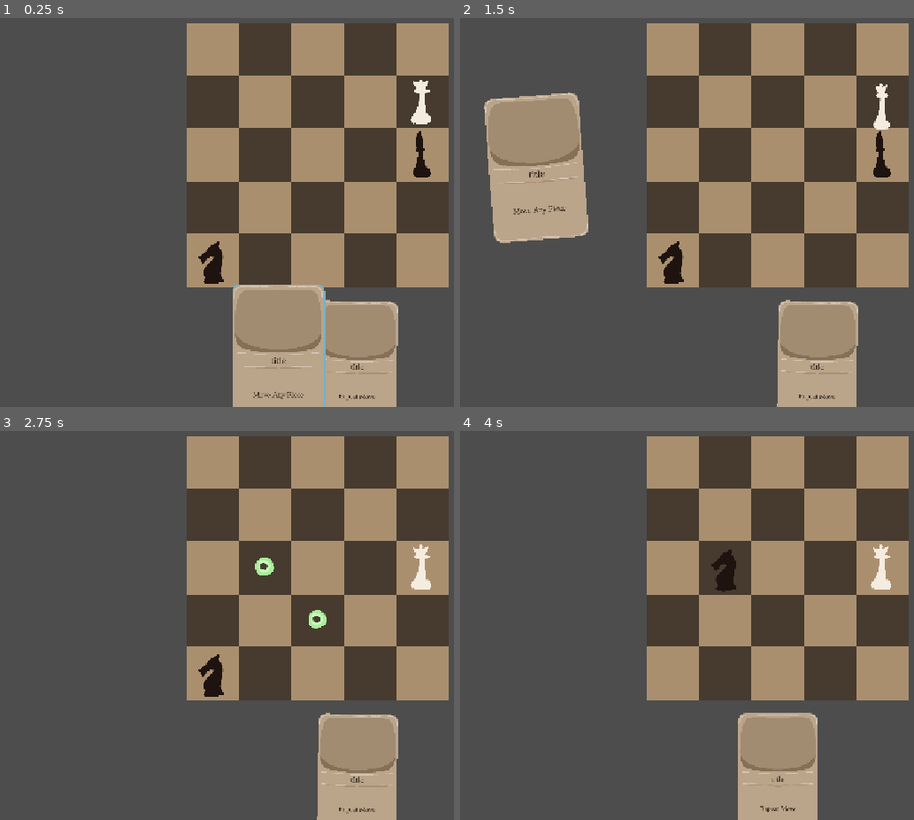
Above: before the commit, frames 1-4 (two rows, left to right).
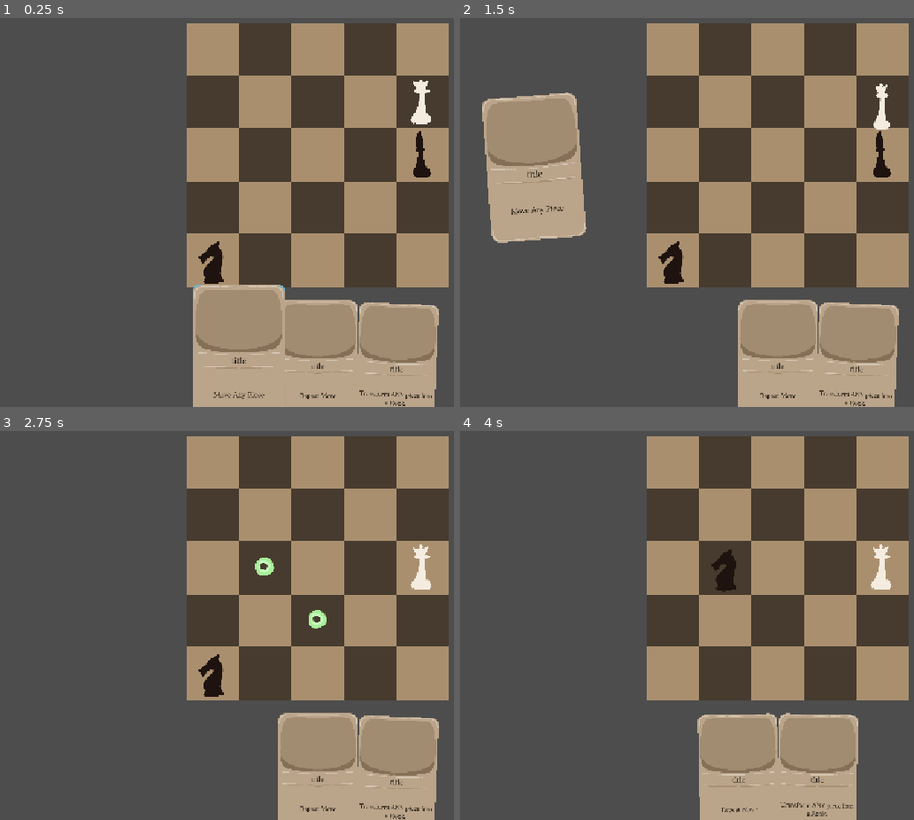
Above: after the commit, the same moments.

Repository: yourname3/gmtk-2026
Game: Godot game, scene res://level.tscn
Two runs of this game, one before a commit and one after it. Both use one fixed random seed, a clock stepped at 60 frames per second and the inputs below.
Inputs (mouse positions are in pixels of both pictures, inside the frame that each line leads up to):
- Up to frame 1 (0.25 s): no input
- Up to frame 2 (1.5 s): tap Enter at 0.5 s; move the mouse to (882, 103) at 0.52 s; click (882, 103) at 0.6 s; tap Space at 1.25 s; move the mouse to (882, 154) at 1.27 s; click (882, 154) at 1.35 s
- Up to frame 3 (2.75 s): move the mouse to (213, 672) at 2.02 s; click (213, 672) at 2.1 s
- Up to frame 4 (4 s): tap Enter at 2.75 s; move the mouse to (723, 567) at 2.77 s; click (723, 567) at 2.85 s; tap Space at 3.5 s; move the mouse to (outside the picture) at 3.52 s; click (outside the picture) at 3.6 s

The runs differ from the first frame. In frame 1, 7.5% of the frame differs, in the area x 42-97%, y 68-100%; in frame 2, 6.5%; in frame 3, 5.7%; in frame 4, 5.7%.

Commit message:
Add another card effect

Diff:
--- a/board_highlighter/board_highlighter.gd
+++ b/board_highlighter/board_highlighter.gd
@@ -6,6 +6,7 @@
 enum SelectState {
 	NONE,
 	PIECE,
+	PIECE_ONLY,
 	LOCATION,
 }
 
--- a/cards/card.gd
+++ b/cards/card.gd
@@ -30,6 +30,10 @@
 static func is_activated_on_piece_move() -> bool:
 	if selected_card != null:
 		return selected_card.data.activation == CardData.Activate.PieceMove
+	return false
+static func is_activated_on_piece_select() -> bool:
+	if selected_card != null:
+		return selected_card.data.activation == CardData.Activate.PieceSelect
 	return false
 
 #func _ready() -> void:
@@ -85,7 +89,7 @@
 	else:
 		highlight.visible = false
 
-func play() -> void:
+func play(selected_piece: Piece = null) -> void:
 	card_playing = true
 	_state = State.PLAYING
 
@@ -96,7 +100,7 @@
 
 	# Resolve each other step in the card...
 	await data.await_activation_full_resolve()
-	await data.perform_additional_steps()
+	await data.perform_additional_steps(selected_piece)
 
 	_state = State.DYING
 	card_playing = false
@@ -122,3 +126,8 @@
 		if is_selected() and is_activated_on_piece_move():
 			play()
 	)
+
+	SignalBus.piece_selected.connect(func(piece: Piece):
+		if is_selected() and is_activated_on_piece_select():
+			play(piece)
+	)
--- a/cards/card_data.gd
+++ b/cards/card_data.gd
@@ -3,11 +3,13 @@
 
 enum Activate {
 	PieceMove,
+	PieceSelect,
 }
 
 enum SpecialAbility {
 	None,
 	RepeatMove,
+	TransformRook,
 }
 
 @export var activation: Activate = Activate.PieceMove
@@ -18,12 +20,15 @@
 	if activation == Activate.PieceMove:
 		await SignalBus.piece_moved
 
-func perform_additional_steps() -> void:
-	if ability == SpecialAbility.RepeatMove:
-		var piece = Piece.last_move_piece
-		var pos := Piece.last_move_end
-		var diff := Piece.last_move_end - Piece.last_move_start
-		for i in range(0, 1):
-			pos += diff
-			Board.move(piece, pos)
-			await SignalBus.piece_moved
+func perform_additional_steps(selected_piece: Piece) -> void:
+	match ability:
+		SpecialAbility.RepeatMove:
+			var piece = Piece.last_move_piece
+			var pos := Piece.last_move_end
+			var diff := Piece.last_move_end - Piece.last_move_start
+			for i in range(0, 1):
+				pos += diff
+				Board.move(piece, pos)
+				await SignalBus.piece_moved
+		SpecialAbility.TransformRook:
+			selected_piece.transform_into(Piece.Type.ROOK)
--- a/cards/card_hand.gd
+++ b/cards/card_hand.gd
@@ -6,10 +6,19 @@
 func select_card(card: Card) -> void:
 	Card.selected_card = card
 
+	var set_select_state := false
+
 	if Card.is_activated_on_piece_move():
-		if BoardHighlighter.select_state == BoardHighlighter.SelectState.NONE:
+		if BoardHighlighter.select_state != BoardHighlighter.SelectState.LOCATION: # Todo...
 			BoardHighlighter.select_state = BoardHighlighter.SelectState.PIECE
-	else:
+		set_select_state = true
+
+	if Card.is_activated_on_piece_select():
+		BoardHighlighter.select_state = BoardHighlighter.SelectState.PIECE_ONLY
+		set_select_state = true
+
+	if not set_select_state:
+		# Reset to NONE
 		BoardHighlighter.select_state = BoardHighlighter.SelectState.NONE
 
 func arrange_cards() -> void:
--- a/level.tscn
+++ b/level.tscn
@@ -28,6 +28,12 @@
 script = ExtResource("7_n6hdu")
 ability = 1
 description = "Repeat Move"
+
+[sub_resource type="Resource" id="Resource_i2t4f"]
+script = ExtResource("7_n6hdu")
+activation = 1
+ability = 2
+description = "Transform ANY piece into a Rook."
 
 [node name="Level" type="Node2D" unique_id=1114344541]
 
@@ -61,16 +67,21 @@
 script = ExtResource("5_1ainy")
 
 [node name="Card" parent="CardHand" unique_id=1845239000 instance=ExtResource("5_f2txt")]
-position = Vector2(-192.00002, 3.8397443)
-rotation = -0.020000001
+position = Vector2(-383.99997, 15.355904)
+rotation = -0.039999995
 scale = Vector2(1.0000001, 1.0000001)
 data = SubResource("Resource_km5ld")
 
 [node name="Card3" parent="CardHand" unique_id=1865166656 instance=ExtResource("5_f2txt")]
-position = Vector2(192.00002, 3.8397443)
-rotation = 0.020000001
+position = Vector2(1e-45, 1e-45)
 scale = Vector2(1.0000001, 1.0000001)
 data = SubResource("Resource_n6hdu")
+
+[node name="Card4" parent="CardHand" unique_id=2102699138 instance=ExtResource("5_f2txt")]
+position = Vector2(383.99997, 15.355904)
+rotation = 0.039999995
+scale = Vector2(1.0000001, 1.0000001)
+data = SubResource("Resource_i2t4f")
 
 [node name="CardAnchor" type="Node2D" parent="." unique_id=625709137]
 position = Vector2(-593, 647)
--- a/piece/piece.gd
+++ b/piece/piece.gd
@@ -104,6 +104,15 @@
 		BoardHighlighter.select_state = BoardHighlighter.SelectState.NONE
 		Board.move(self, target)
 
+func select_this() -> void:
+	SignalBus.piece_selected.emit(self)
+
+
+func transform_into(type: Type) -> void:
+	self.type = type
+	%AnimationPlayer.play("transform")
+	await %AnimationPlayer.animation_finished
+
 # Actually moves a piece.
 func move(target: Vector2i) -> void:
 	last_move_piece = self
@@ -141,6 +150,8 @@
 		if event.button_index == MouseButton.MOUSE_BUTTON_LEFT and event.is_pressed():
 			if BoardHighlighter.select_state == BoardHighlighter.SelectState.PIECE:
 				move_this()
+			elif BoardHighlighter.select_state == BoardHighlighter.SelectState.PIECE_ONLY:
+				select_this()
 			elif BoardHighlighter.select_state == BoardHighlighter.SelectState.LOCATION:
 				var is_selector = _is_move_selector
 				# If we are not ourselves highlighted, we are allowed to steal the selection state.
--- a/piece/piece.tscn
+++ b/piece/piece.tscn
@@ -153,12 +153,43 @@
 "values": [Vector2(128, 256), Vector2(235, 256), Vector2(128, 256)]
 }
 
+[sub_resource type="Animation" id="Animation_uuefi"]
+resource_name = "transform"
+length = 0.3
+tracks/0/type = "value"
+tracks/0/imported = false
+tracks/0/enabled = true
+tracks/0/path = NodePath("Sprite:scale")
+tracks/0/interp = 2
+tracks/0/loop_wrap = false
+tracks/0/keys = {
+"times": PackedFloat32Array(0, 0.14166667, 0.3),
+"transitions": PackedFloat32Array(1, 1, 1),
+"update": 0,
+"values": [Vector2(1, 1), Vector2(1.8509485, 0.4465409), Vector2(1, 1)]
+}
+tracks/1/type = "method"
+tracks/1/imported = false
+tracks/1/enabled = true
+tracks/1/path = NodePath(".")
+tracks/1/interp = 1
+tracks/1/loop_wrap = true
+tracks/1/keys = {
+"times": PackedFloat32Array(0.14166667),
+"transitions": PackedFloat32Array(1),
+"values": [{
+"args": [],
+"method": &"update_appearance"
+}]
+}
+
 [sub_resource type="AnimationLibrary" id="AnimationLibrary_2eswf"]
 _data = {
 &"RESET": SubResource("Animation_2eswf"),
 &"hop": SubResource("Animation_6byuq"),
 &"slide_left": SubResource("Animation_4wn1d"),
-&"slide_right": SubResource("Animation_ibp41")
+&"slide_right": SubResource("Animation_ibp41"),
+&"transform": SubResource("Animation_uuefi")
 }
 
 [node name="Piece" type="Area2D" unique_id=1638246795 groups=["Piece"]]
--- a/signal_bus.gd
+++ b/signal_bus.gd
@@ -6,5 +6,6 @@
 signal piece_moved()
 signal piece_started_moving() # Beginning of piece move animation
 
+signal piece_selected(piece: Piece) # for piece-select-only actions
 
 signal card_finished_playing()
